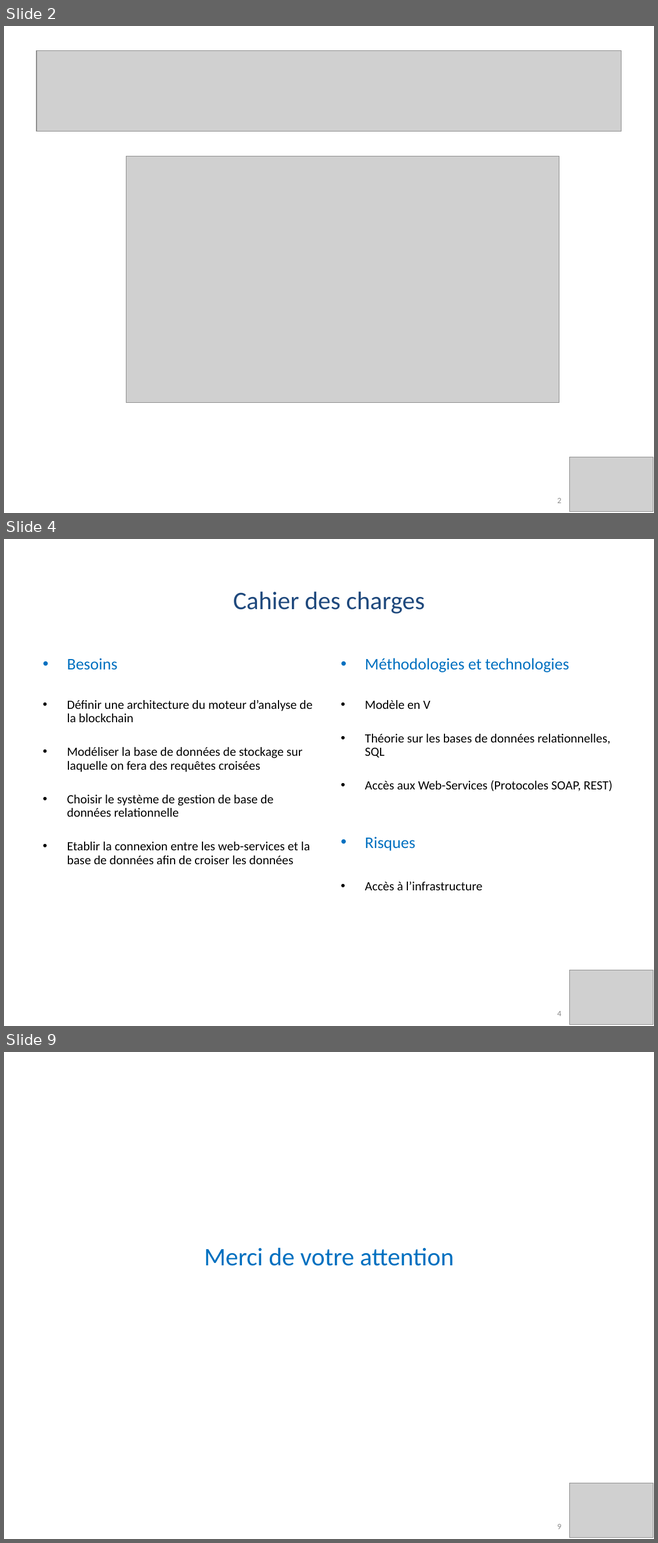
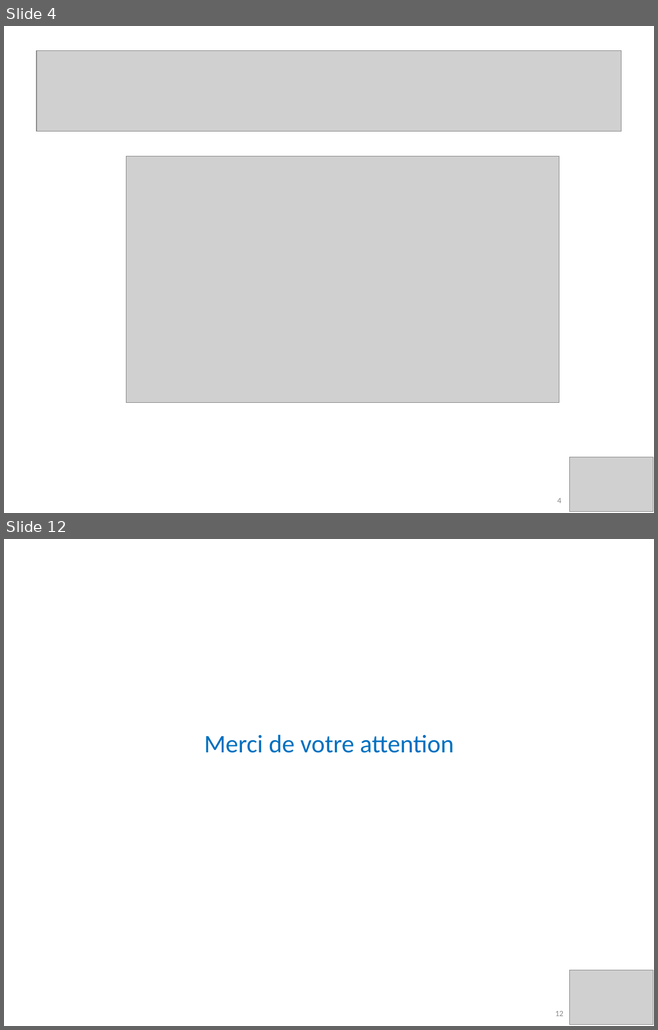
Before and after one commit to PierreSQS/Mubiz, a slide deck: Documents/Soutenance_Final_Pierre_et_Odile-20170314.pptx. Shown one above the other, each under a label of ours: slides 2, 4 and 9 before the commit, slides 4 and 12 after it; the slides between them are not shown. The pictures are 658x1543 and 658x1030 pixels, drawn with LibreOffice and Linux fonts; fonts in the diff are those of the drawing; grey boxes stand for pictures; background and template pictures are left out. Boxes give left, top, right and bottom in pixels: in the first picture for what was removed or moved away, otherwise in the second. Text is boxed around its words. In the diff, an @@ line names an element or a change of style, - is before the commit and + after.

```diff
--- a/Documents/Soutenance_Final_Pierre_et_Odile-20170314.pptx
+++ b/Documents/Soutenance_Final_Pierre_et_Odile-20170314.pptx
@@ slide 4 removed at [4,539,654,1026], background #FFFFFF; not listed: 1 template element that a slide beside it also shows @@
@@ text removed at [233,591,424,614] @@
-Cahier des charges
@@ text removed at [67,658,312,864] @@
-• Besoins
-• Définir une architecture du moteur d’analyse de la blockchain
-• Modéliser la base de données de stockage sur laquelle on fera des requêtes croisées
-• Choisir le système de gestion de base de données relationnelle
-• Etablir la connexion entre les web-services et la base de données afin de croiser les données
@@ text removed at [365,658,612,791] @@
-• Méthodologies et technologies
-• Modèle en V
-• Théorie sur les bases de données relationnelles, SQL
-• Accès aux Web-Services (Protocoles SOAP, REST)
@@ text removed at [365,837,482,890] @@
-• Risques
-• Accès à l’infrastructure
@@ picture removed at [569,971,652,1025] @@
@@ what was slide 2 is now slide 4 @@
@@ page number at [557,498,561,503]: text changed @@
-2
+4
@@ what was slide 9 is now slide 12 @@
@@ page number at [555,1011,563,1016]: text changed @@
-9
+12
```
Also in this commit, not shown: 3 slides changed, 7 slides added, 3 other slides removed.
